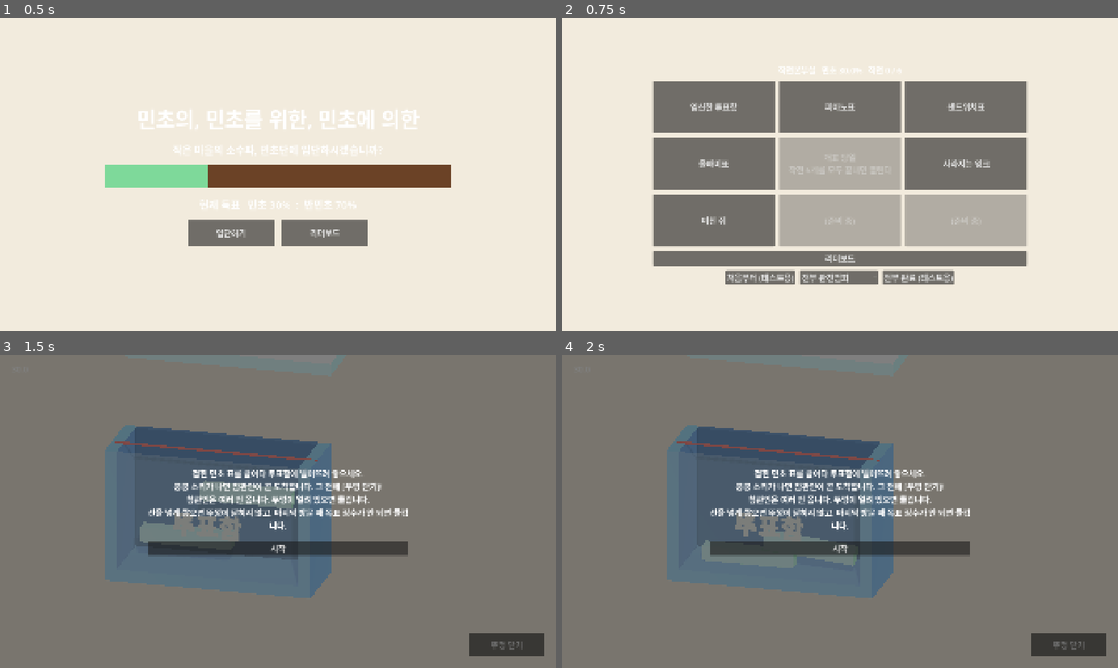
Above: before the commit, frames 1-4 (two rows, left to right).
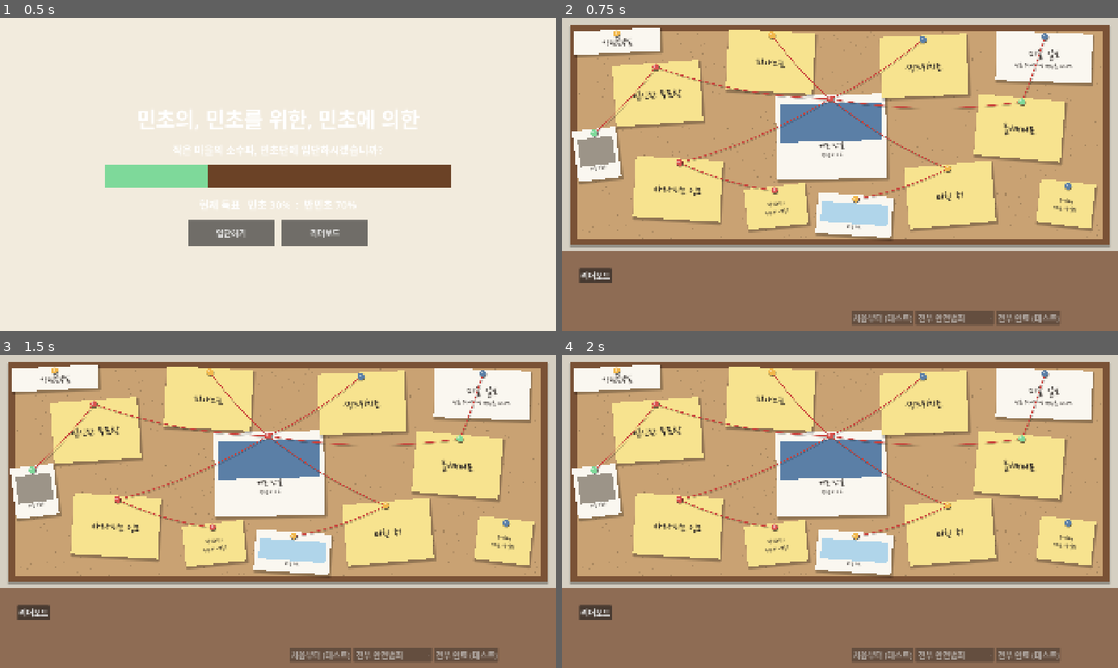
Above: after the commit, the same moments.

Repository: hahaha13791/mincho-game
Game: Godot game, scene res://main/title.tscn
The game is run twice, just before and just after one commit, with the same random seed, the same clock (stepped at 60 frames per second) and the same inputs.
Inputs (mouse positions are in pixels of both pictures, inside the frame that each line leads up to):
- Up to frame 1 (0.5 s): no input
- Up to frame 2 (0.75 s): click "입단하기" at 0.5 s
- Up to frame 3 (1.5 s): click (150, 442) at 1.25 s, where only the run before the commit has a clickable "임신한 투표함"
- Up to frame 4 (2 s): no input

Frame 1 is identical in both runs. In frame 2, 96% of the frame differs, in the area x 0-100%, y 0-100%; in frame 3, 100%; in frame 4, 100%.

Commit message:
feat(main): 작전본부실을 코르크 수사 보드로 (자유 고정 배치 메모·빨간 실·손글씨)
- 메모 6장과 가운데 개표 당일 카드를 처음부터 빨간 실로 잇고, 완료 메모엔 등급 도장
- 장식: 작전본부실 제목, 득표율 신문 스크랩, 사진, 지도, 낙서 메모
- main/hub/memo_card.gd(메모 겉모습·들림), hub_layout.gd(고정 배치 데이터)
- 손글씨 글꼴 나눔손글씨 펜(OFL) 추가, theme에 HandLabel 변형
- '준비 중' 빈 칸 제거. 아래쪽은 책상 자리(임시 나무판)
- palette에 cork, wood, memo, yarn 추가. 문서 갱신

Co-Authored-By: Claude Opus 5.5 <noreply@anthropic.com>
Claude-Session: https://claude.ai/code/session_01Vwi6rniWjHWN2EhyiYoRbx

Diff:
--- a/common/style/palette.gd
+++ b/common/style/palette.gd
@@ -16,6 +16,10 @@
 @export var belt: Color = Color("3a3b40") # 컨베이어 고무 벨트
 @export var stamp: Color = Color("2b2d33") # 기표 도장 몸통
 @export var iron_body: Color = Color("9aa3b0") # 다리미 몸체. 흰 종이 위에서 묻히지 않게 회색
+@export var cork: Color = Color("c9a273") # 작전본부실 코르크 보드
+@export var wood: Color = Color("7a5236") # 보드 액자·책상
+@export var memo: Color = Color("f7e38f") # 노란 메모지
+@export var yarn: Color = Color("c8403a") # 수사 보드 빨간 실
 @export var accent: Color = Color("f2b84b")
 @export var danger: Color = Color("d9534f")
 @export var ballot_box: Color = Color("5b7fa6")
--- a/common/style/theme.tres
+++ b/common/style/theme.tres
@@ -1,4 +1,10 @@
-[gd_resource type="Theme" format=3]
+[gd_resource type="Theme" load_steps=2 format=3]
+
+[ext_resource type="FontFile" path="res://assets/fonts/NanumPenScript-Regular.ttf" id="1"]
 
 [resource]
 default_font_size = 28
+HandLabel/base_type = &"Label"
+HandLabel/colors/font_color = Color(0.17, 0.15, 0.14, 1)
+HandLabel/font_sizes/font_size = 46
+HandLabel/fonts/font = ExtResource("1")
--- a/main/hub.gd
+++ b/main/hub.gd
@@ -1,10 +1,10 @@
 extends Control
-## 미니게임 선택 화면(작전본부실). 임시 버전: 모양은 미니게임이 다 모인 뒤에 만든다.
+## 작전본부실: 코르크 수사 보드. 미니게임 메모(자유 고정 배치)가 빨간 실로 가운데 '개표 당일' 카드와 이어져 있다.
+## 배치는 hub/hub_layout.gd, 메모 겉모습은 hub/memo_card.gd. 아래쪽은 책상 자리(2단계에서 3D 책상·주인공).
 
 const PALETTE: Palette = preload("res://common/style/palette.tres")
 const LIST: MinigameList = preload("res://main/minigame_list.tres")
-const CENTER_INDEX: int = 4
-const CARD_SIZE: Vector2 = Vector2(420, 180)
+const PINS: Array[String] = ["danger", "accent", "ballot_box", "mincho"] # 팔레트 이름. 메모마다 돌려 쓴다
 # 테스트용 채우기 프리셋(이름 -> 등급 목록). 목록은 순서대로 미니게임에 배정되고 모자라면 마지막 값을 쓴다
 const FILL_PRESETS: Dictionary = {
 	"전부 완전범죄": [Grade.Rank.PERFECT],
@@ -15,50 +15,190 @@
 	"무작위": [],
 }
 
+var _memos: Dictionary = {} # id -> MemoCard
+var _decor: Array[MemoCard] = []
+var _center: MemoCard
+var _strings: Control
+
 
 func _ready() -> void:
-	var bg: ColorRect = ColorRect.new()
-	bg.color = PALETTE.background
-	bg.set_anchors_preset(Control.PRESET_FULL_RECT)
-	add_child(bg)
-	var center: CenterContainer = CenterContainer.new()
-	center.set_anchors_preset(Control.PRESET_FULL_RECT)
-	add_child(center)
-	var box: VBoxContainer = VBoxContainer.new()
-	box.add_theme_constant_override("separation", 16)
-	center.add_child(box)
+	var wall: ColorRect = ColorRect.new()
+	wall.color = PALETTE.background.darkened(0.12)
+	wall.set_anchors_preset(Control.PRESET_FULL_RECT)
+	add_child(wall)
+	_build_board()
+	_build_desk_placeholder()
+	_build_tools()
+
+
+func _process(_delta: float) -> void:
+	_strings.queue_redraw() # 메모가 들릴 때 실이 따라간다
+
+
+# --- 보드 ---
+
+func _build_board() -> void:
+	var frame: Panel = _panel(HubLayout.BOARD, PALETTE.wood, 6)
+	add_child(frame)
+	var cork_rect: Rect2 = HubLayout.BOARD.grow(-HubLayout.CORK_MARGIN)
+	add_child(_panel(cork_rect, PALETTE.cork, 0))
+	var speck: Control = Control.new() # 코르크 알갱이
+	speck.mouse_filter = Control.MOUSE_FILTER_IGNORE
+	speck.set_anchors_preset(Control.PRESET_FULL_RECT)
+	speck.draw.connect(func() -> void:
+		var rng: RandomNumberGenerator = RandomNumberGenerator.new()
+		rng.seed = 7
+		for i in 900:
+			var p: Vector2 = cork_rect.position + Vector2(rng.randf() * cork_rect.size.x, rng.randf() * cork_rect.size.y)
+			speck.draw_circle(p, rng.randf_range(1.0, 3.0), PALETTE.cork.darkened(rng.randf_range(0.08, 0.2))))
+	add_child(speck)
+
+	for i in HubLayout.DECOR.size():
+		_decor.append(_make_decor(HubLayout.DECOR[i], i))
 
 	var done: int = GameState.grades.size()
-	var status: Label = Label.new()
-	status.horizontal_alignment = HORIZONTAL_ALIGNMENT_CENTER
-	status.text = "작전본부실   민초 %.1f%%   작전 %d / %d" % [GameState.mincho_percent, done, GameState.MINIGAME_COUNT]
-	box.add_child(status)
-
-	# 3x3: 가운데(4번째 칸)는 개표 당일, 나머지 8칸이 미니게임. 8칸에 못 미치면 빈 칸은 '준비 중'
-	var grid: GridContainer = GridContainer.new()
-	grid.columns = 3
-	grid.add_theme_constant_override("h_separation", 16)
-	grid.add_theme_constant_override("v_separation", 16)
-	box.add_child(grid)
-	for i in 9:
-		if i == CENTER_INDEX:
-			grid.add_child(_final_card(done))
-			continue
-		var slot: int = i if i < CENTER_INDEX else i - 1
-		grid.add_child(_card(LIST.entries[slot] if slot < LIST.entries.size() else null))
-
+	var c: Dictionary = HubLayout.CENTER
+	_center = _card(c["pos"], c["size"], c["tilt"], PALETTE.paper, PALETTE.danger)
+	_center.add_picture(PALETTE.ballot_box, 130.0)
+	_center.add_line("개표 당일", 1.15)
+	_center.add_line("작전 %d / %d" % [done, GameState.MINIGAME_COUNT], 0.85)
+	if done >= GameState.MINIGAME_COUNT:
+		_center.set_stamp("개표 개시!", PALETTE.danger)
+		_center.make_clickable()
+		_center.pressed.connect(Flow.go_final)
+
+	var n: int = 0
+	for entry in LIST.entries:
+		var lay: Variant = HubLayout.MEMOS.get(entry.id)
+		if lay == null:
+			continue # 배치가 없는 미니게임은 보드에 붙이지 않는다
+		var pin: Color = PALETTE.get(PINS[n % PINS.size()])
+		n += 1
+		var memo: MemoCard = _card(lay["pos"], HubLayout.MEMO_SIZE, lay["tilt"], PALETTE.memo, pin)
+		memo.add_line(entry.display_name)
+		if GameState.is_done(entry.id):
+			var rank: Grade.Rank = GameState.grades[entry.id]
+			memo.set_stamp(Grade.NAMES[rank], _rank_color(rank))
+		else:
+			memo.make_clickable()
+			memo.pressed.connect(Flow.start.bind(entry))
+		_memos[entry.id] = memo
+
+	_strings = Control.new() # 빨간 실과 핀 머리. 메모 위에 그린다
+	_strings.mouse_filter = Control.MOUSE_FILTER_IGNORE
+	_strings.set_anchors_preset(Control.PRESET_FULL_RECT)
+	_strings.draw.connect(_draw_strings)
+	add_child(_strings)
+
+
+func _make_decor(d: Dictionary, i: int) -> MemoCard:
+	var kind: String = d["kind"]
+	var paper: Color = PALETTE.memo if kind == "note" else PALETTE.paper
+	var card: MemoCard = _card(d["pos"], d["size"], d["tilt"], paper, PALETTE.get(PINS[(i + 1) % PINS.size()]))
+	match kind:
+		"title":
+			card.add_line(d["text"], 1.25)
+		"news":
+			card.add_line("마을 일보", 1.0)
+			card.add_line("민초 %.1f%% vs 반민초 %.1f%%" % [GameState.mincho_percent, 100.0 - GameState.mincho_percent], 0.85)
+		"photo":
+			card.add_picture(PALETTE.road, d["size"].y - 80.0)
+			card.add_line(d["text"], 0.75)
+		"map":
+			card.add_picture(PALETTE.water.lightened(0.45), d["size"].y - 70.0)
+			card.add_line(d["text"], 0.75)
+		_:
+			card.add_line(d["text"], 0.9)
+	return card
+
+
+func _card(pos: Vector2, size_px: Vector2, tilt: float, paper: Color, pin: Color) -> MemoCard:
+	var card: MemoCard = MemoCard.new()
+	add_child(card)
+	card.setup(pos, size_px, tilt, paper, pin)
+	return card
+
+
+func _draw_strings() -> void:
+	var center_pin: Vector2 = _center.pin_in_parent()
+	for id in _memos:
+		_rope(_memos[id].pin_in_parent(), center_pin)
+	for pair in HubLayout.EXTRA_STRINGS:
+		var a: MemoCard = _decor[pair[0]]
+		var b: MemoCard = _memos.get(pair[1])
+		if b != null:
+			_rope(a.pin_in_parent(), b.pin_in_parent())
+	# 실이 핀에 감겨 보이도록 핀 머리를 실 위에 다시 그린다
+	var cards: Array[MemoCard] = [_center]
+	cards.append_array(_decor)
+	for m in _memos.values():
+		cards.append(m)
+	for card in cards:
+		var p: Vector2 = card.pin_in_parent()
+		_strings.draw_circle(p + Vector2(2, 3), MemoCard.PIN_R, Color(0, 0, 0, 0.3))
+		_strings.draw_circle(p, MemoCard.PIN_R, card.pin_color)
+		_strings.draw_circle(p + Vector2(-3, -3), MemoCard.PIN_R * 0.35, card.pin_color.lightened(0.5))
+
+
+# 살짝 처진 실(2차 베지어)과 그림자
+func _rope(a: Vector2, b: Vector2) -> void:
+	var ctrl: Vector2 = (a + b) / 2.0 + Vector2(0, a.distance_to(b) * 0.08)
+	var pts: PackedVector2Array = PackedVector2Array()
+	for i in 17:
+		var t: float = i / 16.0
+		pts.append(a.lerp(ctrl, t).lerp(ctrl.lerp(b, t), t))
+	var shadow: PackedVector2Array = PackedVector2Array()
+	for p in pts:
+		shadow.append(p + Vector2(3, 5))
+	_strings.draw_polyline(shadow, Color(0, 0, 0, 0.22), 3.0, true)
+	_strings.draw_polyline(pts, PALETTE.yarn, 3.0, true)
+
+
+func _rank_color(rank: Grade.Rank) -> Color:
+	match rank:
+		Grade.Rank.PERFECT:
+			return PALETTE.mincho.darkened(0.35)
+		Grade.Rank.SUCCESS:
+			return PALETTE.ballot_box.darkened(0.2)
+	return PALETTE.danger
+
+
+func _panel(rect: Rect2, color: Color, shadow: int) -> Panel:
+	var p: Panel = Panel.new()
+	var style: StyleBoxFlat = StyleBoxFlat.new()
+	style.bg_color = color
+	style.shadow_color = Color(0, 0, 0, 0.3)
+	style.shadow_size = shadow
+	style.shadow_offset = Vector2(0, shadow)
+	p.add_theme_stylebox_override("panel", style)
+	p.position = rect.position
+	p.size = rect.size
+	p.mouse_filter = Control.MOUSE_FILTER_IGNORE
+	return p
+
+
+# --- 책상 자리 ---
+
+# shortcut: 2단계(3D 책상·주인공) 전까지 나무판과 리더보드 버튼만 둔다
+func _build_desk_placeholder() -> void:
+	var top: float = HubLayout.BOARD.end.y + 20.0
+	add_child(_panel(Rect2(0, top, 1920, 1080 - top), PALETTE.wood.lightened(0.15), 8))
 	var board: Button = Button.new()
 	board.text = "리더보드"
+	board.position = Vector2(60, top + 60)
 	board.pressed.connect(Flow.go_leaderboard)
-	box.add_child(board)
-
-	# shortcut: 테스트용 버튼들. 타이틀과 리더보드가 생기면 제거
+	add_child(board)
+
+
+# shortcut: 테스트용 버튼들. 전시 전에 숨긴다
+func _build_tools() -> void:
 	var tools: HBoxContainer = HBoxContainer.new()
-	tools.alignment = BoxContainer.ALIGNMENT_CENTER
-	tools.add_theme_constant_override("separation", 16)
-	box.add_child(tools)
+	tools.add_theme_constant_override("separation", 8)
+	tools.position = Vector2(1000, 1010)
+	tools.modulate.a = 0.6
+	add_child(tools)
 	var reset: Button = Button.new()
-	reset.text = "처음부터 (테스트용)"
+	reset.text = "처음부터 (테스트)"
 	reset.pressed.connect(func() -> void:
 		GameState.reset()
 		get_tree().reload_current_scene())
@@ -68,41 +208,11 @@
 		preset.add_item(p)
 	tools.add_child(preset)
 	var fill: Button = Button.new()
-	fill.text = "전부 완료 (테스트용)"
+	fill.text = "전부 완료 (테스트)"
 	fill.pressed.connect(func() -> void:
 		_fill_all(preset.selected)
 		get_tree().reload_current_scene())
 	tools.add_child(fill)
-
-
-func _card(entry: MinigameEntry) -> Button:
-	var b: Button = Button.new()
-	b.custom_minimum_size = CARD_SIZE
-	if entry == null:
-		b.text = "(준비 중)"
-		b.disabled = true
-	elif GameState.is_done(entry.id):
-		b.text = "%s\n[%s]" % [entry.display_name, Grade.NAMES[GameState.grades[entry.id]]]
-		b.disabled = true
-	elif entry.scene.is_empty():
-		b.text = "%s\n(준비 중)" % entry.display_name
-		b.disabled = true
-	else:
-		b.text = entry.display_name
-		b.pressed.connect(Flow.start.bind(entry))
-	return b
-
-
-func _final_card(done: int) -> Button:
-	var b: Button = Button.new()
-	b.custom_minimum_size = CARD_SIZE
-	if done >= GameState.MINIGAME_COUNT:
-		b.text = "개표 당일\n개표를 시작한다"
-		b.pressed.connect(Flow.go_final)
-	else:
-		b.text = "개표 당일\n작전 %d개를 모두 끝내면 열린다" % GameState.MINIGAME_COUNT
-		b.disabled = true
-	return b
 
 
 # shortcut: 테스트용. 득표와 등급을 초기화한 뒤 씬이 있는 미니게임을 프리셋대로 채운다
--- /dev/null
+++ b/main/hub/hub_layout.gd
@@ -0,0 +1,31 @@
+class_name HubLayout
+extends RefCounted
+## 작전본부실 수사 보드의 고정 배치. 좌표는 화면(1920x1080) 기준 중심점, 각도는 도.
+## 메모·장식을 옮기거나 더하려면 여기만 고친다.
+
+const BOARD: Rect2 = Rect2(30, 24, 1860, 760) # 나무 액자 바깥
+const CORK_MARGIN: float = 22.0
+const MEMO_SIZE: Vector2 = Vector2(300, 210)
+
+## 미니게임 메모. id는 minigame_list의 id
+const MEMOS: Dictionary = {
+	&"ballot_box": {"pos": Vector2(330, 260), "tilt": -4.0},
+	&"piano_ballot": {"pos": Vector2(720, 150), "tilt": 3.0},
+	&"sandwich_ballot": {"pos": Vector2(1250, 165), "tilt": -2.5},
+	&"owl_ballot": {"pos": Vector2(1580, 380), "tilt": 5.0},
+	&"vanishing_ink": {"pos": Vector2(400, 590), "tilt": 3.5},
+	&"mad_rat": {"pos": Vector2(1340, 610), "tilt": -5.0},
+}
+const CENTER: Dictionary = {"pos": Vector2(930, 410), "size": Vector2(380, 290), "tilt": -1.5}
+
+## 장식(누를 수 없음). kind: news = 득표율 신문 스크랩, photo, note, map
+const DECOR: Array[Dictionary] = [
+	{"kind": "title", "pos": Vector2(190, 80), "size": Vector2(300, 80), "tilt": -3.0, "text": "작전본부실"},
+	{"kind": "news", "pos": Vector2(1665, 135), "size": Vector2(330, 170), "tilt": 2.0},
+	{"kind": "photo", "pos": Vector2(120, 470), "size": Vector2(150, 175), "tilt": -7.0, "text": "마을 투표소"},
+	{"kind": "note", "pos": Vector2(740, 650), "size": Vector2(210, 140), "tilt": -6.0, "text": "작전명:\n민초의 역습?"},
+	{"kind": "map", "pos": Vector2(1010, 680), "size": Vector2(260, 140), "tilt": 4.0, "text": "마을 지도"},
+	{"kind": "note", "pos": Vector2(1740, 640), "size": Vector2(190, 150), "tilt": 7.0, "text": "D-day\n개표 당일!!"},
+]
+## 장식끼리 잇는 실 (DECOR 인덱스 또는 미니게임 id)
+const EXTRA_STRINGS: Array = [[1, &"owl_ballot"], [2, &"ballot_box"], [4, &"mad_rat"], [3, &"vanishing_ink"]]
--- /dev/null
+++ b/main/hub/memo_card.gd
@@ -0,0 +1,143 @@
+class_name MemoCard
+extends Control
+## 수사 보드에 핀으로 꽂힌 메모지(또는 사진·스크랩). 누를 수 있으면 마우스를 올릴 때 들리고 똑바로 펴진다.
+
+signal pressed
+
+const PALETTE: Palette = preload("res://common/style/palette.tres")
+const PIN_R: float = 11.0
+
+var clickable: bool = false
+var pin_color: Color
+var _tilt: float = 0.0
+var _lines: VBoxContainer
+var _tween: Tween
+
+
+## pos = 보드 위 중심 좌표, tilt = 기울기(도)
+func setup(pos: Vector2, size_px: Vector2, tilt: float, paper: Color, pin: Color) -> void:
+	size = size_px
+	position = pos - size_px / 2.0
+	pivot_offset = size_px / 2.0
+	rotation_degrees = tilt
+	_tilt = tilt
+	pin_color = pin
+	mouse_filter = Control.MOUSE_FILTER_IGNORE
+
+	var bg: Panel = Panel.new()
+	var style: StyleBoxFlat = StyleBoxFlat.new()
+	style.bg_color = paper
+	style.shadow_color = Color(0, 0, 0, 0.28)
+	style.shadow_size = 6
+	style.shadow_offset = Vector2(4, 7)
+	bg.add_theme_stylebox_override("panel", style)
+	bg.set_anchors_preset(Control.PRESET_FULL_RECT)
+	bg.mouse_filter = Control.MOUSE_FILTER_IGNORE
+	add_child(bg)
+
+	_lines = VBoxContainer.new()
+	_lines.set_anchors_preset(Control.PRESET_FULL_RECT)
+	_lines.offset_left = 16
+	_lines.offset_right = -16
+	_lines.offset_top = 26
+	_lines.offset_bottom = -12
+	_lines.alignment = BoxContainer.ALIGNMENT_CENTER
+	_lines.mouse_filter = Control.MOUSE_FILTER_IGNORE
+	add_child(_lines)
+
+	var head: Panel = Panel.new() # 핀 머리
+	var pin_style: StyleBoxFlat = StyleBoxFlat.new()
+	pin_style.bg_color = pin
+	pin_style.set_corner_radius_all(int(PIN_R))
+	pin_style.shadow_color = Color(0, 0, 0, 0.35)
+	pin_style.shadow_size = 3
+	pin_style.shadow_offset = Vector2(2, 3)
+	head.add_theme_stylebox_override("panel", pin_style)
+	head.size = Vector2(PIN_R, PIN_R) * 2.0
+	head.position = pin_local() - Vector2(PIN_R, PIN_R)
+	head.mouse_filter = Control.MOUSE_FILTER_IGNORE
+	add_child(head)
+
+
+## 사진(폴라로이드) 칸: 위쪽에 색 사각형을 넣고 글은 아래로 내린다
+func add_picture(color: Color, height: float) -> void:
+	var pic: ColorRect = ColorRect.new()
+	pic.color = color
+	pic.position = Vector2(14, 30)
+	pic.size = Vector2(size.x - 28, height)
+	pic.mouse_filter = Control.MOUSE_FILTER_IGNORE
+	add_child(pic)
+	move_child(pic, 1) # 글보다 아래
+	_lines.offset_top = 30 + height
+	_lines.alignment = BoxContainer.ALIGNMENT_BEGIN
+
+
+## 손글씨 한 줄. 크기 배율을 줄 수 있다
+func add_line(text: String, scale_font: float = 1.0) -> Label:
+	var l: Label = Label.new()
+	l.theme_type_variation = &"HandLabel"
+	l.text = text
+	l.horizontal_alignment = HORIZONTAL_ALIGNMENT_CENTER
+	l.autowrap_mode = TextServer.AUTOWRAP_WORD_SMART
+	l.mouse_filter = Control.MOUSE_FILTER_IGNORE
+	if scale_font != 1.0:
+		l.add_theme_font_size_override("font_size", int(l.get_theme_font_size("font_size") * scale_font))
+	_lines.add_child(l)
+	return l
+
+
+## 메모 위에 비스듬히 찍힌 도장(등급 등)
+func set_stamp(text: String, color: Color) -> void:
+	var s: Label = Label.new()
+	s.text = text
+	s.add_theme_color_override("font_color", color)
+	s.add_theme_font_size_override("font_size", 38)
+	var box: StyleBoxFlat = StyleBoxFlat.new()
+	box.draw_center = false
+	box.border_color = color
+	box.set_border_width_all(4)
+	box.set_corner_radius_all(6)
+	box.content_margin_left = 12
+	box.content_margin_right = 12
+	box.content_margin_top = 2
+	box.content_margin_bottom = 2
+	s.add_theme_stylebox_override("normal", box)
+	s.mouse_filter = Control.MOUSE_FILTER_IGNORE
+	add_child(s)
+	s.reset_size()
+	s.pivot_offset = s.size / 2.0
+	# 글은 위쪽으로 올리고 도장은 아래쪽에 찍어 서로 가리지 않게
+	_lines.offset_bottom = -s.size.y - 30.0
+	s.position = Vector2(size.x / 2.0 - s.size.x / 2.0, size.y - s.size.y - 22.0)
+	s.rotation_degrees = -9.0
+	s.modulate.a = 0.85
+
+
+## 누를 수 있게 한다. 마우스를 올리면 살짝 커지며 똑바로 펴진다
+func make_clickable() -> void:
+	clickable = true
+	mouse_filter = Control.MOUSE_FILTER_STOP
+	mouse_default_cursor_shape = Control.CURSOR_POINTING_HAND
+	mouse_entered.connect(_lift.bind(true))
+	mouse_exited.connect(_lift.bind(false))
+	gui_input.connect(func(e: InputEvent) -> void:
+		if e is InputEventMouseButton and e.button_index == MOUSE_BUTTON_LEFT and e.pressed:
+			pressed.emit())
+
+
+func pin_local() -> Vector2:
+	return Vector2(size.x / 2.0, 14.0)
+
+
+## 핀 위치(부모 좌표계). 회전·확대를 반영한다
+func pin_in_parent() -> Vector2:
+	return get_transform() * pin_local()
+
+
+func _lift(on: bool) -> void:
+	if _tween != null:
+		_tween.kill()
+	_tween = create_tween().set_parallel(true).set_trans(Tween.TRANS_BACK).set_ease(Tween.EASE_OUT)
+	_tween.tween_property(self, "scale", Vector2.ONE * (1.08 if on else 1.0), 0.15)
+	_tween.tween_property(self, "rotation_degrees", 0.0 if on else _tilt, 0.15)
+	z_index = 1 if on else 0
Binary file added: assets/fonts/NanumPenScript-Regular.ttf
Not shown, added: assets/fonts/NanumPenScript-Regular.ttf.import
Not shown, added: assets/fonts/OFL.txt
Not shown, added: main/hub/hub_layout.gd.uid
Not shown, added: main/hub/memo_card.gd.uid
Not shown, changed: .claude/CLAUDE.md
Not shown, changed: docs/todo/hub.md
Not shown, changed: docs/todo/progress.md
